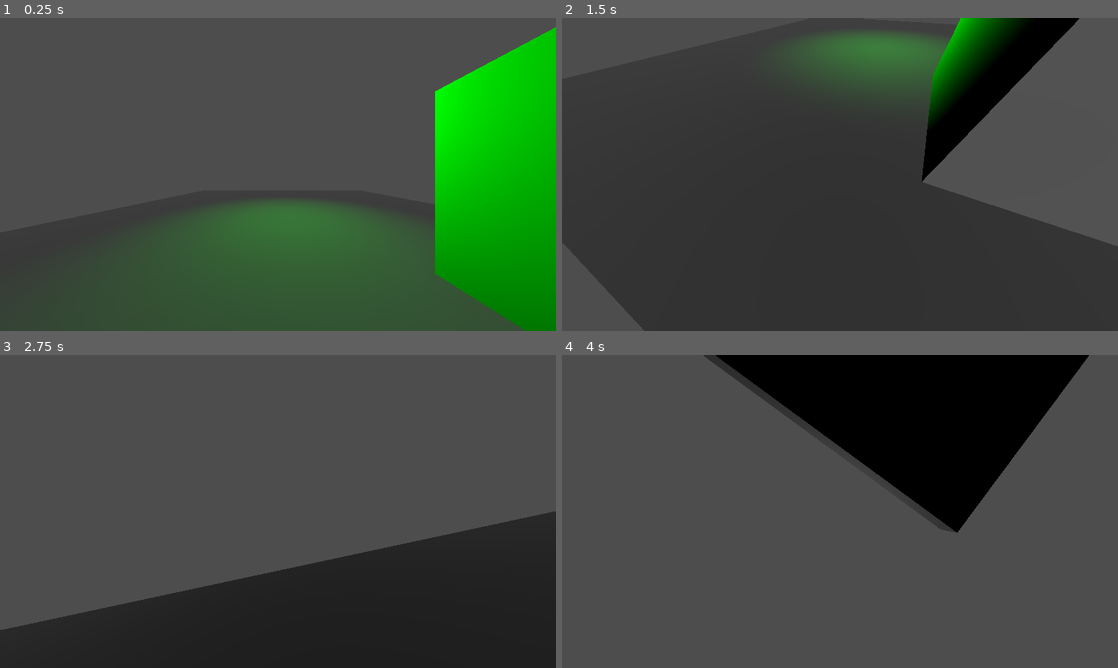
Above: before the commit, frames 1-4 (two rows, left to right).
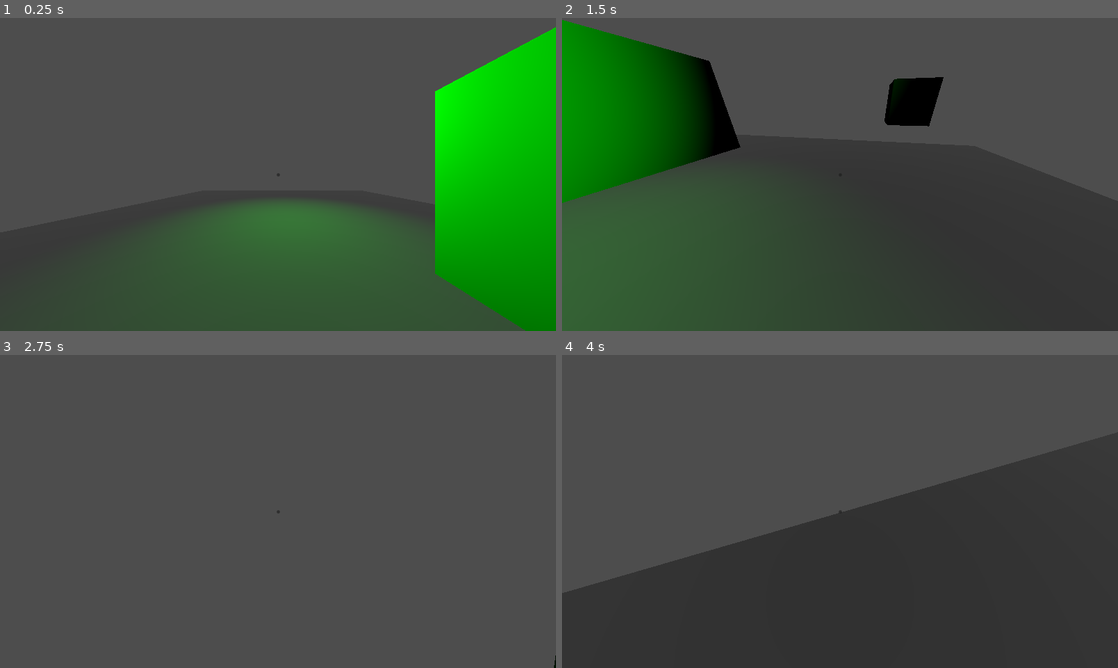
Above: after the commit, the same moments.

Repository: EnragementGame/Minute_Hand
Game: Godot game, scene res://Maps/testmap.tscn
The game is run twice, just before and just after one commit, with the same random seed, the same clock (stepped at 60 frames per second) and the same inputs. The project has no main scene, so this scene is started directly.
Inputs (mouse positions are in pixels of both pictures, inside the frame that each line leads up to):
- Up to frame 1 (0.25 s): no input
- Up to frame 2 (1.5 s): tap Enter at 0.5 s; move the mouse to (962, 158) at 0.52 s; hold D (Right) 0.53-1.28 s; tap E (Interact) at 0.6, 1.35 s; click (962, 158) at 0.67 s; move the mouse to (728, 190) at 1.27 s; hold S (Backward) from 1.28 s (still down); click (728, 190) at 1.42 s
- Up to frame 3 (2.75 s): move the mouse to (333, 442) at 2.02 s; release S (Backward) at 2.03 s; hold D (Right) from 2.03 s (still down); hold Shift (Run) from 2.03 s (still down); click (333, 442) at 2.17 s; tap E (Interact) at 2.3 s
- Up to frame 4 (4 s): move the mouse to (812, 574) at 2.77 s; release D (Right) at 2.78 s; release Shift (Run) at 2.78 s; hold W (Forward) 2.78-3.53 s; tap E (Interact) at 2.85, 3.6 s; click (812, 574) at 2.92 s; move the mouse to (1006, 558) at 3.52 s; hold A (Left) from 3.53 s (still down); click (1006, 558) at 3.67 s

The runs differ from the first frame. In frame 1, less than 0.1% of the frame differs, in the area x 49-51%, y 49-51%; in frame 2, 46%; in frame 3, 31%; in frame 4, 61%, in the area x 0-100%, y 0-100%.

Commit message:
Several changes trying to fix switches not working

Diff:
--- a/Maps/testmap.tscn
+++ b/Maps/testmap.tscn
@@ -1,8 +1,13 @@
-[gd_scene load_steps=8 format=3 uid="uid://ct8vjflglci3u"]
+[gd_scene load_steps=11 format=3 uid="uid://ct8vjflglci3u"]
 
 [ext_resource type="PackedScene" uid="uid://c1t12ojqg5umc" path="res://Scenes/player.tscn" id="1_dvmfx"]
 [ext_resource type="Script" path="res://trigger_test.gd" id="2_awd2w"]
 [ext_resource type="PackedScene" uid="uid://cwqhqxvl34rs5" path="res://Scenes/Components/trigger.tscn" id="2_dfv04"]
+[ext_resource type="PackedScene" uid="uid://c3agxo7lalh3h" path="res://Scenes/Components/switch.tscn" id="4_57mr2"]
+
+[sub_resource type="BoxShape3D" id="BoxShape3D_u3b87"]
+
+[sub_resource type="BoxMesh" id="BoxMesh_f18jn"]
 
 [sub_resource type="BoxShape3D" id="BoxShape3D_gtf31"]
 size = Vector3(18.917, 1, 20.6699)
@@ -15,6 +20,21 @@
 [sub_resource type="BoxMesh" id="BoxMesh_fuwrc"]
 
 [node name="Testmap" type="Node3D"]
+
+[node name="Switch" parent="." node_paths=PackedStringArray("linkedTriggers") instance=ExtResource("4_57mr2")]
+transform = Transform3D(1, 0, 0, 0, 1, 0, 0, 0, 1, -4.83523, 2.41693, 6.47926)
+switchName = "Light_Switch"
+linkedTriggers = [NodePath("../OmniLight3D/Blue_Trigger")]
+activeTimer = 2.0
+switchSize = Vector3(1.15, 1.15, 1.15)
+
+[node name="StaticBody3D" type="StaticBody3D" parent="Switch"]
+
+[node name="CollisionShape3D" type="CollisionShape3D" parent="Switch/StaticBody3D"]
+shape = SubResource("BoxShape3D_u3b87")
+
+[node name="MeshInstance3D" type="MeshInstance3D" parent="Switch"]
+mesh = SubResource("BoxMesh_f18jn")
 
 [node name="Ground" type="StaticBody3D" parent="."]
 collision_layer = 2
@@ -45,14 +65,21 @@
 
 [node name="Light_Trigger" parent="OmniLight3D" instance=ExtResource("2_dfv04")]
 transform = Transform3D(1, 0, 0, 0, 1, 0, 0, 0, 1, 5, -3, 5)
-interactableTriger = true
+triggerName = "Red"
 requiredTriggers = 1
 maxActivations = -1
 isAreaTrigger = true
 areaSize = Vector3(5, 5, 5)
 
-[node name="MeshInstance3D" type="MeshInstance3D" parent="OmniLight3D"]
-transform = Transform3D(5, 0, 0, 0, 5, 0, 0, 0, 5, 5, -3, 5)
+[node name="MeshInstance3D" type="MeshInstance3D" parent="OmniLight3D/Light_Trigger"]
+transform = Transform3D(5, 0, 0, 0, 5, 0, 0, 0, 5, 0, 0, 0)
 mesh = SubResource("BoxMesh_fuwrc")
+skeleton = NodePath("../..")
+
+[node name="Blue_Trigger" parent="OmniLight3D" instance=ExtResource("2_dfv04")]
+triggerName = "Blue"
+requiredTriggers = 1
+maxActivations = -1
 
 [connection signal="trigger_activate" from="OmniLight3D/Light_Trigger" to="OmniLight3D" method="_on_light_trigger_trigger_activate"]
+[connection signal="trigger_activate" from="OmniLight3D/Blue_Trigger" to="OmniLight3D" method="_on_blue_trigger_trigger_activate"]
--- a/Scenes/Components/switch.tscn
+++ b/Scenes/Components/switch.tscn
@@ -1,13 +1,22 @@
-[gd_scene load_steps=3 format=3 uid="uid://c3agxo7lalh3h"]
+[gd_scene load_steps=4 format=3 uid="uid://c3agxo7lalh3h"]
 
 [ext_resource type="Script" path="res://Scripts/switch.gd" id="1_fy8bg"]
 [ext_resource type="PackedScene" uid="uid://dqa8gpir77yuu" path="res://Scenes/Components/interactable.tscn" id="2_hsgjr"]
 
-[node name="Switch" type="Node3D"]
+[sub_resource type="BoxShape3D" id="BoxShape3D_3vjvc"]
+
+[node name="Switch" type="Area3D"]
+collision_layer = 4
+collision_mask = 0
 script = ExtResource("1_fy8bg")
+switchName = "Default"
 activeTimer = 0.2
 
 [node name="Interactable" parent="." instance=ExtResource("2_hsgjr")]
+
+[node name="SwitchInteraction" type="CollisionShape3D" parent="."]
+unique_name_in_owner = true
+shape = SubResource("BoxShape3D_3vjvc")
 
 [node name="ActiveLength" type="Timer" parent="."]
 unique_name_in_owner = true
--- a/Scenes/Components/trigger.tscn
+++ b/Scenes/Components/trigger.tscn
@@ -1,7 +1,6 @@
-[gd_scene load_steps=4 format=3 uid="uid://cwqhqxvl34rs5"]
+[gd_scene load_steps=3 format=3 uid="uid://cwqhqxvl34rs5"]
 
 [ext_resource type="Script" path="res://Scripts/trigger.gd" id="1_36qsg"]
-[ext_resource type="PackedScene" uid="uid://dqa8gpir77yuu" path="res://Scenes/Components/interactable.tscn" id="2_44s71"]
 
 [sub_resource type="BoxShape3D" id="BoxShape3D_y4csu"]
 
@@ -14,9 +13,5 @@
 unique_name_in_owner = true
 shape = SubResource("BoxShape3D_y4csu")
 
-[node name="Interactable" parent="." instance=ExtResource("2_44s71")]
-transform = Transform3D(1, 0, 0, 0, 1, 0, 0, 0, 1, 0.0175533, -0.0298786, -0.00852269)
-
 [connection signal="body_entered" from="." to="." method="_on_body_entered"]
 [connection signal="body_exited" from="." to="." method="_on_body_exited"]
-[connection signal="interaction_function" from="Interactable" to="." method="_on_interactable_interaction_function"]
--- a/Scenes/player.tscn
+++ b/Scenes/player.tscn
@@ -13,7 +13,7 @@
 sprintSpeed = 7.5
 gravity = 3.8
 maxStamina = 10.0
-sensitivity = 1.0
+sensitivity = 0.5
 
 [node name="Collider" type="CollisionShape3D" parent="."]
 transform = Transform3D(1, 0, 0, 0, 1, 0, 0, 0, 1, -0.000368595, 0.991354, -0.0172887)
@@ -25,6 +25,19 @@
 fov = 100.0
 
 [node name="CanvasLayer" type="CanvasLayer" parent="Cam"]
+
+[node name="Panel" type="Panel" parent="Cam/CanvasLayer"]
+anchors_preset = 8
+anchor_left = 0.5
+anchor_top = 0.5
+anchor_right = 0.5
+anchor_bottom = 0.5
+offset_left = -5.0
+offset_top = -5.0
+offset_right = 5.0
+offset_bottom = 5.0
+grow_horizontal = 2
+grow_vertical = 2
 
 [node name="InteractionManager" type="Node3D" parent="Cam"]
 script = ExtResource("2_nrla2")
--- a/Scripts/playermovement.gd
+++ b/Scripts/playermovement.gd
@@ -17,6 +17,9 @@
 @export var sensitivity : float
 @onready var cam : Camera3D = %Cam
 var camLimit : float = 89
+
+func _ready() -> void:
+	lock_mouse()
 
 func _physics_process(delta: float) -> void:
 	if not is_on_floor():
@@ -54,6 +57,12 @@
 	else:
 		return false
 
+func lock_mouse():
+	Input.set_mouse_mode(Input.MOUSE_MODE_CAPTURED)
+
+func unlock_mouse():
+	Input.set_mouse_mode(Input.MOUSE_MODE_VISIBLE)
+
 func _on_recovery_timer_timeout() -> void:
 	regenStamina = true
 
--- a/Scripts/switch.gd
+++ b/Scripts/switch.gd
@@ -1,6 +1,8 @@
 extends Node3D
 
 signal switch_active()
+signal switch_deactivate()
+
 
 @export var switchName : String
 @export_category("Triggers")
@@ -14,13 +16,18 @@
 @export var delay : float #Leave zero for no delay
 @onready var activeLenght : Timer = %ActiveLength
 @onready var delayTimer : Timer = %ActivationDelay
+@export_category("Size")
+@export var switchSize : Vector3
+@onready var switchArea : BoxShape3D = %SwitchInteraction.shape
 var active : bool
 @onready var canUse : bool = true
 
 func _ready():
 	for i in linkedTriggers:
-		if !i.has_node("res://Scripts/trigger.gd"):
-			push_error(name + " switch linked to object without trigger")
+		if !i.has_node("res://Scenes/Components/trigger.tscn"):
+			push_error(switchName + " switch linked to object without trigger")
+
+	switchArea.size = switchSize
 
 	if activeTimer < 0.2:
 		activeTimer = 0.2
@@ -29,26 +36,33 @@
 		active = true
 
 		activeLenght.start(activeTimer)
+		switch_active.emit()
 
 func _on_interactable_interaction_function() -> void:
-	if !isToggle && active:
-		return
-
 	if canUse:
 		delayTimer.start(delay)
+		canUse = false
 
 func _on_activation_delay_timeout() -> void:
 	if isToggle && active:
 		active = false
+		canUse = true
+		switch_deactivate.emit()
 		return
 
 	active = true
+	switch_active.emit()
 	for i in linkedTriggers:
 		i.triggers += 1
 	if !isToggle:
 		activeLenght.start(activeTimer)
+	else:
+		canUse = true
 
 func _on_active_length_timeout() -> void:
 	active = false
+	switch_deactivate.emit()
 	if singleUse:
 		canUse = false
+	else:
+		canUse = true
--- a/Scripts/trigger.gd
+++ b/Scripts/trigger.gd
@@ -8,7 +8,6 @@
 
 @export var triggerName : String
 @export_category("Paramiters")
-@export var interactableTriger : bool
 @export var requiredTriggers : int #Can never be 0
 @export var maxActivations : int #Set to -1 for infinite activations
 @export_category("Area Trigger")
@@ -37,12 +36,6 @@
 	if activations == maxActivations:
 		canTrigger = false
 
-func _on_interactable_interaction_function() -> void:
-	if !canTrigger:
-		return
-	if interactableTriger:
-		triggers += 1
-
 func _on_body_entered(body:Node3D) -> void:
 	if !canTrigger:
 		return
--- a/trigger_test.gd
+++ b/trigger_test.gd
@@ -2,3 +2,7 @@
 
 func _on_light_trigger_trigger_activate() -> void:
 	light_color = Color.RED
+
+
+func _on_blue_trigger_trigger_activate() -> void:
+	light_color = Color.BLUE
Binary file added: Assets/Map1_Layout.png
Not shown, added: Assets/Map1_Layout.png.import
Binary file added: Assets/Simplified Runic V1.png
Not shown, added: Assets/Simplified Runic V1.png.import
